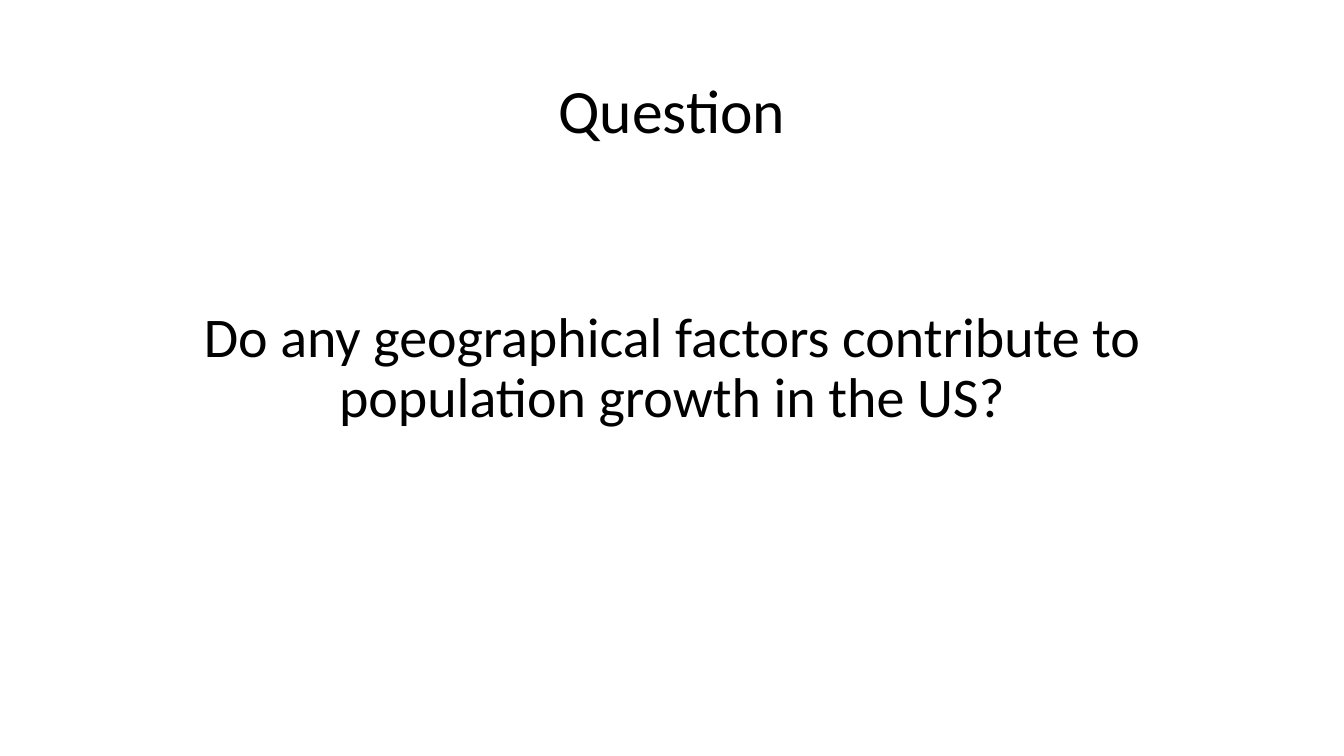
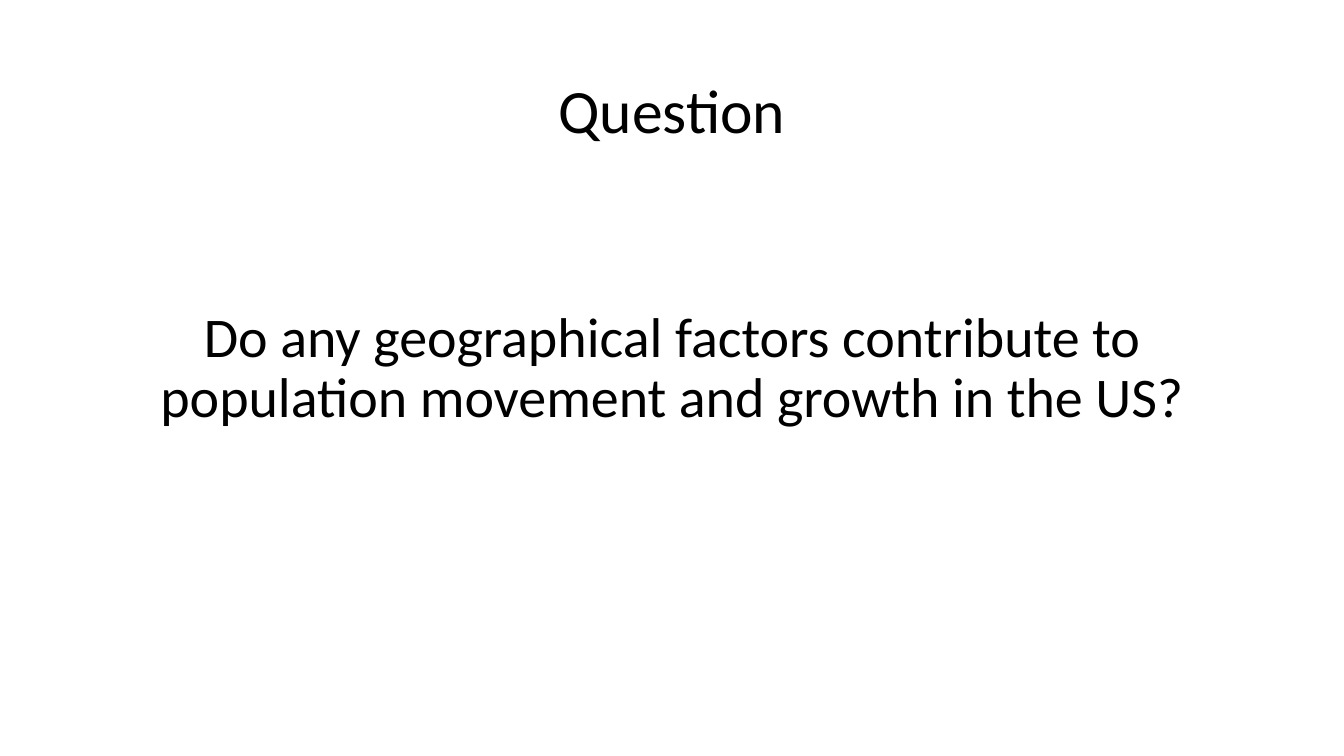
Before and after one commit to ConnerSick/Project-1, a slide deck: slide 2 of Geographic Factors on US Population Growth.pptx. Drawn at 1344x756 pixels with LibreOffice and Linux fonts; fonts in the diff are those of the drawing; background and template pictures are left out. Boxes give left, top, right and bottom in pixels: in the first picture for what was removed or moved away, otherwise in the second. Text is boxed around its words. In the diff, an @@ line names an element or a change of style, - is before the commit and + after.

Commit message:
Final

```diff
--- a/Geographic Factors on US Population Growth.pptx
+++ b/Geographic Factors on US Population Growth.pptx
@@ text at (160, 318, 1183, 427): text changed @@
-Do any geographical factors contribute to population growth in the US?
+Do any geographical factors contribute to population movement and growth in the US?
```
Also in this commit, not shown: 2 other slides changed.
